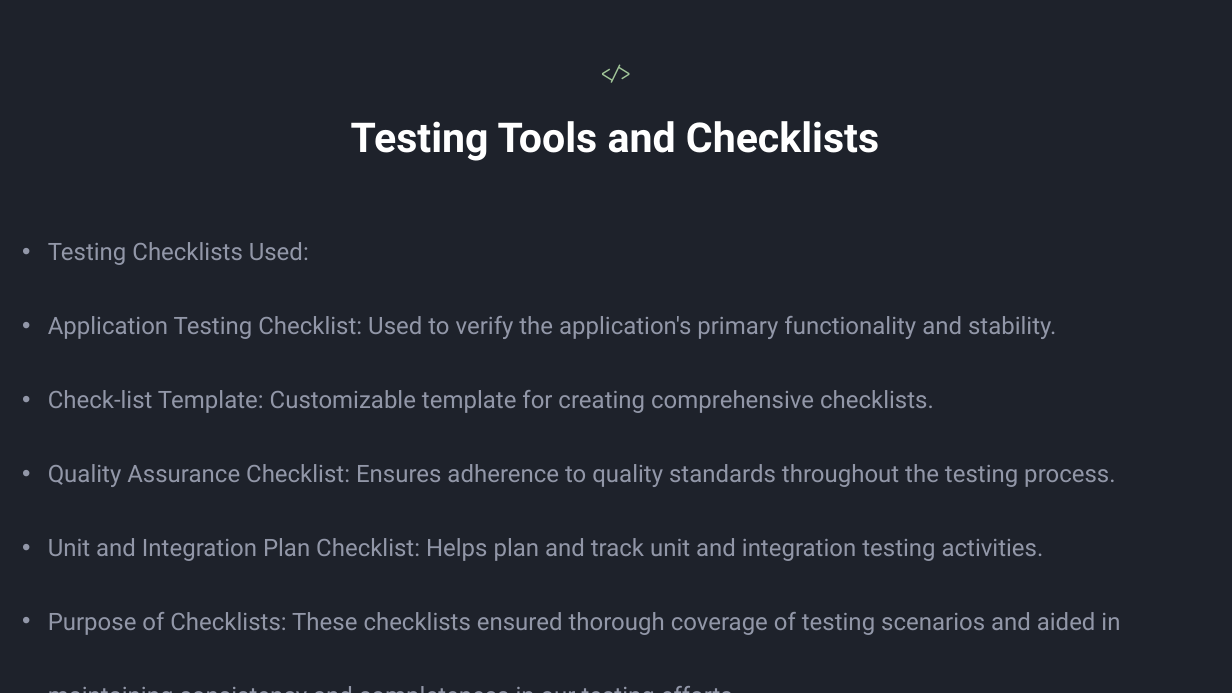
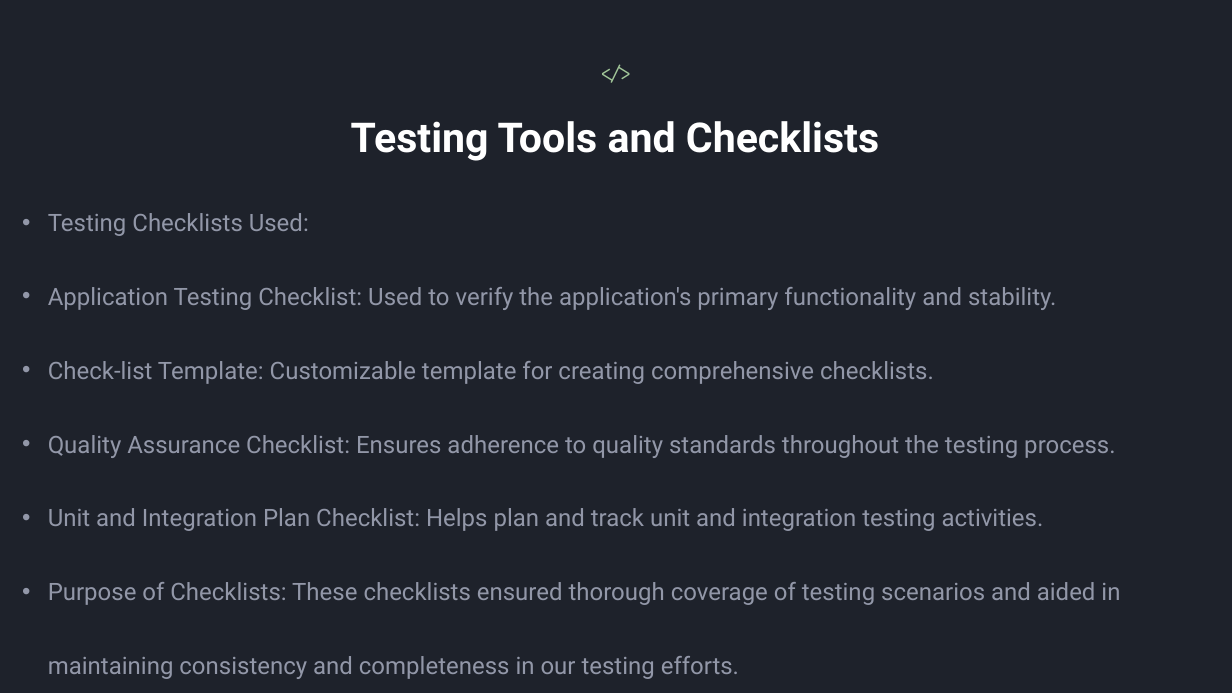
Before and after one commit to Humayun-glitch/Real-Estate, a slide deck: slide 10 of REAL-ESTATE MANAGER.pptx. Drawn at 1232x693 pixels with LibreOffice and Linux fonts; fonts in the diff are those of the drawing. Boxes give left, top, right and bottom in pixels: in the first picture for what was removed or moved away, otherwise in the second. Text is boxed around its words. In the diff, an @@ line names an element or a change of style, - is before the commit and + after.

```diff
--- a/REAL-ESTATE MANAGER.pptx
+++ b/REAL-ESTATE MANAGER.pptx
@@ text "Testing Checklists Used:" rewrapped from [48, 242, 1120, 635] to [48, 213, 1120, 679] @@
```
Also in this commit, not shown: 4 other slides changed, 3 slides added, 3 slides removed.
